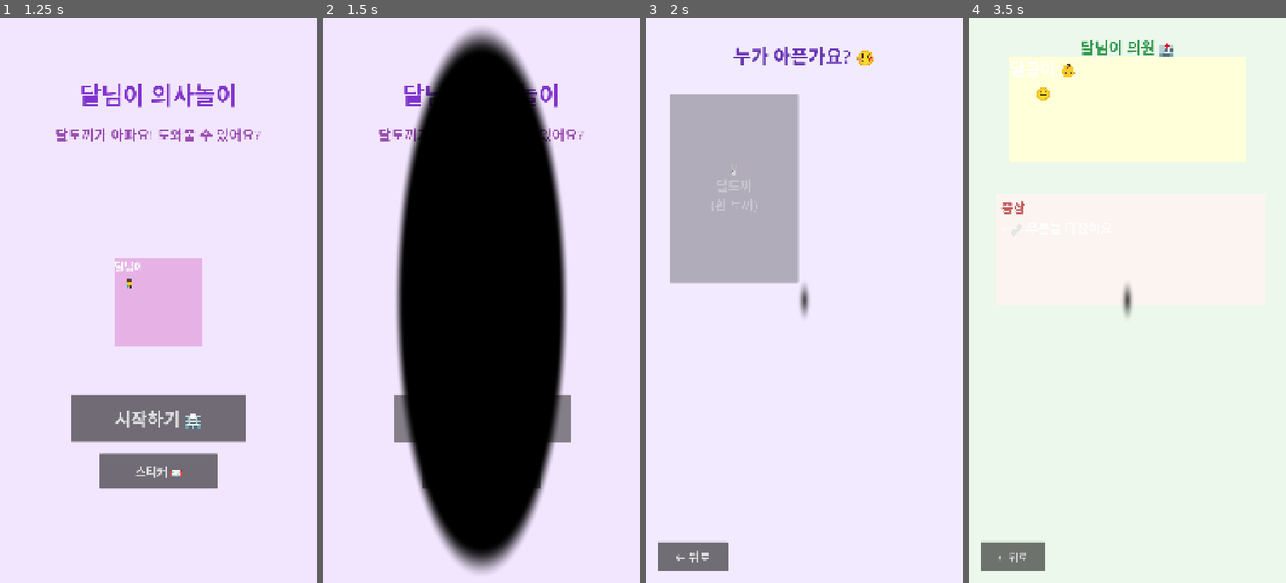
Above: before the commit, frames 1-4 (left to right).
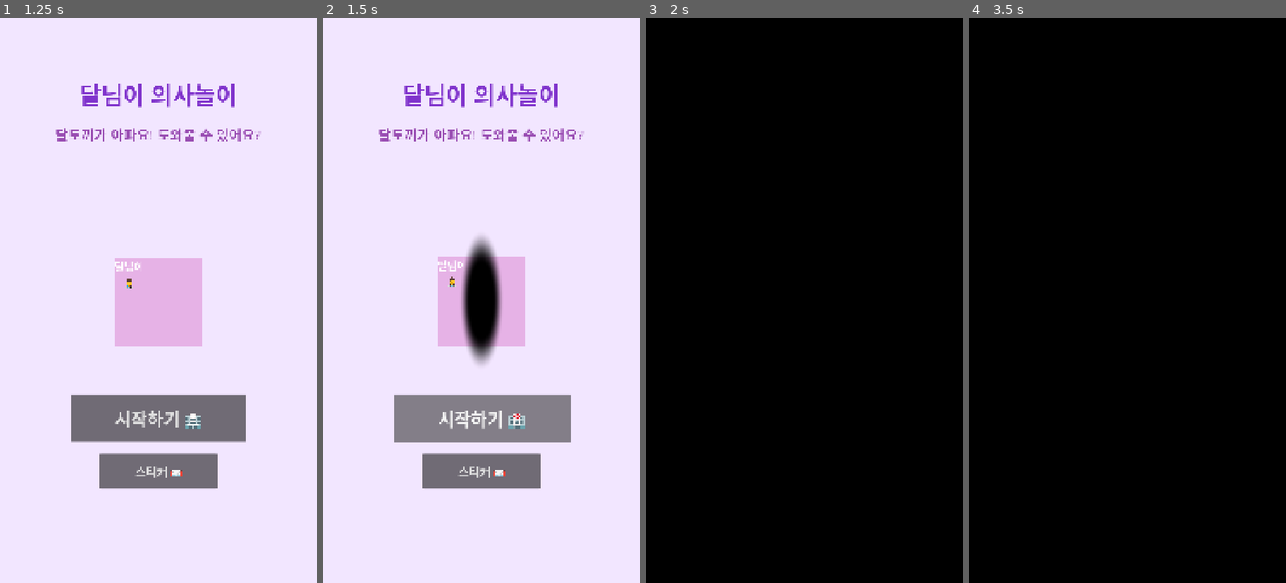
Above: after the commit, the same moments.

Repository: sean-park-funda/dalnimi-doctor
Game: Godot game, scene res://scenes/Main.tscn
Same seed, same stepped clock (60 frames per second), same inputs: the game is played once before the commit and once after it.
Inputs (mouse positions are in pixels of both pictures, inside the frame that each line leads up to):
- Up to frame 1 (1.25 s): move the mouse to (228, 272) at 0.52 s; click (228, 272) at 0.67 s
- Up to frame 2 (1.5 s): click "시작하기 🏥" at 1.25 s
- Up to frame 3 (2 s): no input
- Up to frame 4 (3.5 s): click (1057, 187) at 2 s, where only the run before the commit has a clickable "🐰 달토끼 (흰 토끼)"; click "👶 달콩이 (달님이 동생)" at 2.75 s

Frame 1 is identical in both runs. In frame 2, 40% of the frame differs, in the area x 22-78%, y 1-99%; in frame 3, 100%, in the area x 0-100%, y 0-100%; in frame 4, 100%.

Commit message:
Slow down circle wipe transition: 0.38s -> 0.6s

Diff:
--- a/autoload/SceneTransition.gd
+++ b/autoload/SceneTransition.gd
@@ -51,7 +51,7 @@
 	tween = create_tween()
 	tween.tween_method(
 		func(v: float): shader_mat.set_shader_parameter("progress", v),
-		0.0, CIRCLE_MAX, 0.38
+		0.0, CIRCLE_MAX, 0.6
 	).set_trans(Tween.TRANS_CUBIC).set_ease(Tween.EASE_IN_OUT)
 	tween.tween_callback(func():
 		get_tree().change_scene_to_file(path)
@@ -66,7 +66,7 @@
 	tween = create_tween()
 	tween.tween_method(
 		func(v: float): shader_mat.set_shader_parameter("progress", v),
-		CIRCLE_MAX, 0.0, 0.38
+		CIRCLE_MAX, 0.0, 0.6
 	).set_trans(Tween.TRANS_CUBIC).set_ease(Tween.EASE_IN_OUT)
 	tween.tween_callback(func():
 		overlay.material = null
